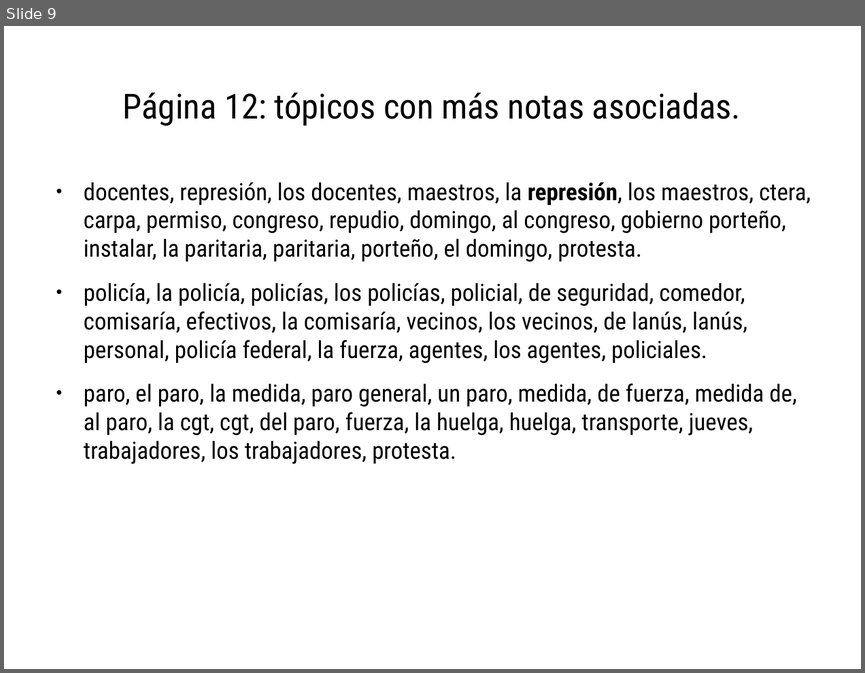
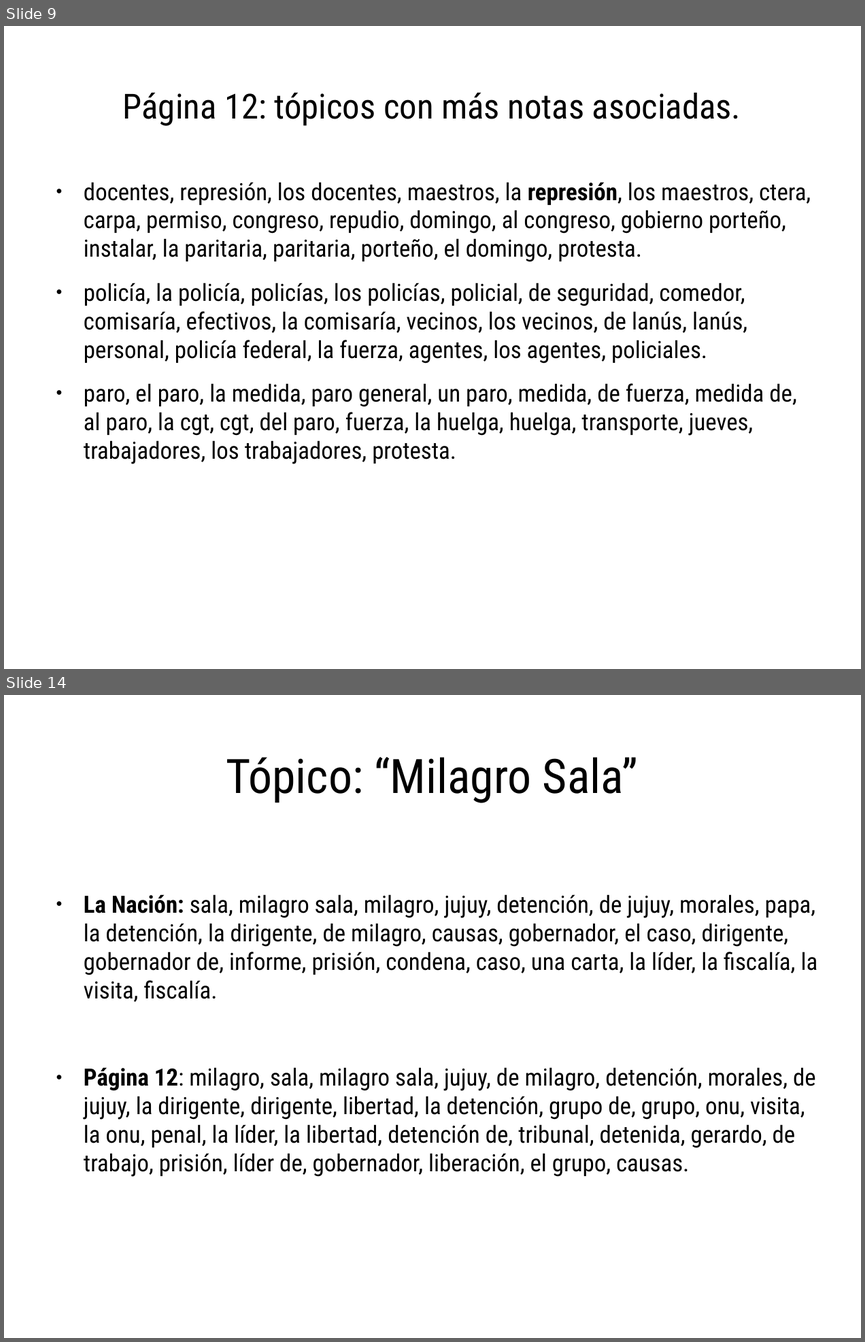
Before and after one commit to spinto88/Analisis_medios, a slide deck: Comparacion_agendas.odp. Shown one above the other, each under a label of ours: slide 9 before the commit, slides 9 and 14 after it; the slides between them are not shown. The pictures are 865x673 and 865x1342 pixels, drawn with LibreOffice and Linux fonts; fonts in the diff are those of the drawing. Boxes give left, top, right and bottom in pixels: in the first picture for what was removed or moved away, otherwise in the second. Text is boxed around its words. In the diff, an @@ line names an element or a change of style, - is before the commit and + after.

```diff
--- a/Comparacion_agendas.odp
+++ b/Comparacion_agendas.odp
@@ slide 14 added at (4,695,861,1338), background #FFFFFF @@
@@ title added at (226,757,638,803), 44 pt, text #000000 @@
+Tópico: “Milagro Sala”
@@ text added at (84,894,818,1176), 22 pt, text #000000 @@
+● La Nación: sala, milagro sala, milagro, jujuy, detención, de jujuy, morales, papa, la detención, la dirigente, de milagro, causas, gobernador, el caso, dirigente, gobernador de, informe, prisión, condena, caso, una carta, la líder, la fiscalía, la visita, fiscalía.
+● Página 12: milagro, sala, milagro sala, jujuy, de milagro, detención, morales, de jujuy, la dirigente, dirigente, libertad, la detención, grupo de, grupo, onu, visita, la onu, penal, la líder, la libertad, detención de, tribunal, detenida, gerardo, de trabajo, prisión, líder de, gobernador, liberación, el grupo, causas.
```
Also in this commit, not shown: 1 slide changed, 15 other slides added, 9 other files.
